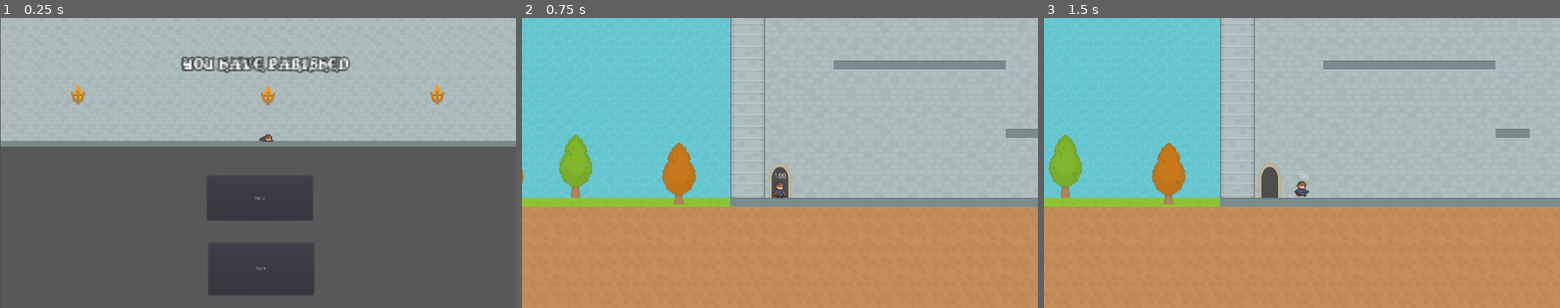
Above: before the commit, frames 1-3 (left to right).
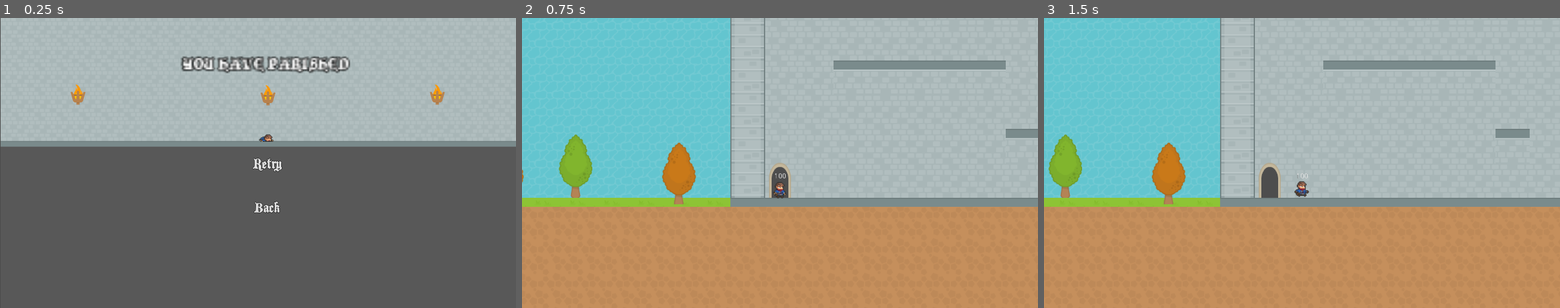
Above: after the commit, the same moments.

Repository: CodyMiner/FP-TowerHeistEscape
Game: Godot game, scene res://src/DeathScreen.tscn
The game is run twice, just before and just after one commit, with the same random seed, the same clock (stepped at 60 frames per second) and the same inputs. This scene is started directly instead of the project's main scene.
Inputs:
- Up to frame 1 (0.25 s): no input
- Up to frame 2 (0.75 s): click "Retry" at 0.5 s
- Up to frame 3 (1.5 s): tap Enter at 1.25 s; hold D (walk_right) from 1.28 s (still down)

The runs differ from the first frame. In frame 1, 6.8% of the frame differs, in the area x 40-61%, y 48-96%; in frame 2, nothing differs; in frame 3, nothing differs.

Commit message:
Changes button appearance

Diff:
--- a/project/src/DeathScreen.tscn
+++ b/project/src/DeathScreen.tscn
@@ -13,6 +13,24 @@
 use_mipmaps = true
 use_filter = true
 font_data = SubResource( 1 )
+
+[sub_resource type="DynamicFontData" id=3]
+font_path = "res://assets/Font/BlackCastleMF.ttf"
+
+[sub_resource type="DynamicFont" id=4]
+size = 45
+outline_size = 1
+outline_color = Color( 0, 0, 0, 1 )
+font_data = SubResource( 3 )
+
+[sub_resource type="DynamicFontData" id=5]
+font_path = "res://assets/Font/BlackCastleMF.ttf"
+
+[sub_resource type="DynamicFont" id=6]
+size = 45
+outline_size = 1
+outline_color = Color( 0, 0, 0, 1 )
+font_data = SubResource( 5 )
 
 [node name="DeathScreen" type="Node"]
 script = ExtResource( 1 )
@@ -43,21 +61,25 @@
 }
 
 [node name="Retry" type="Button" parent="."]
-margin_left = 642.194
-margin_top = 489.822
-margin_right = 970.194
-margin_bottom = 627.822
+margin_left = 761.294
+margin_top = 414.841
+margin_right = 897.294
+margin_bottom = 487.841
+custom_fonts/font = SubResource( 4 )
 text = "Retry"
+flat = true
 __meta__ = {
 "_edit_use_anchors_": false
 }
 
 [node name="Back" type="Button" parent="."]
-margin_left = 644.639
-margin_top = 697.094
-margin_right = 973.639
-margin_bottom = 859.094
+margin_left = 752.635
+margin_top = 542.275
+margin_right = 903.635
+margin_bottom = 632.275
+custom_fonts/font = SubResource( 6 )
 text = "Back"
+flat = true
 __meta__ = {
 "_edit_use_anchors_": false
 }
Not shown: 1 places in project/src/DeathScreen.tscn that only renumber resources
